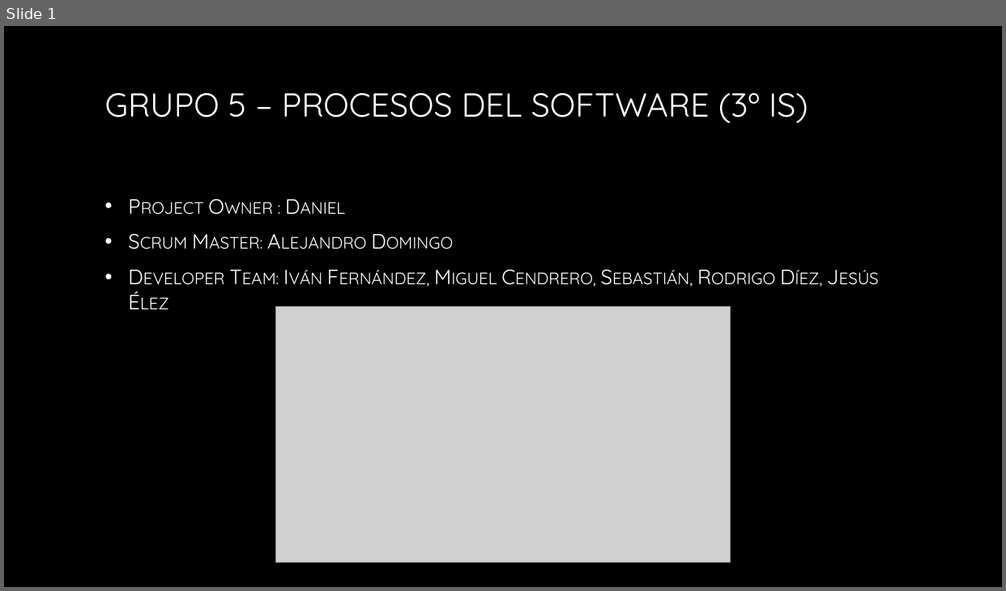
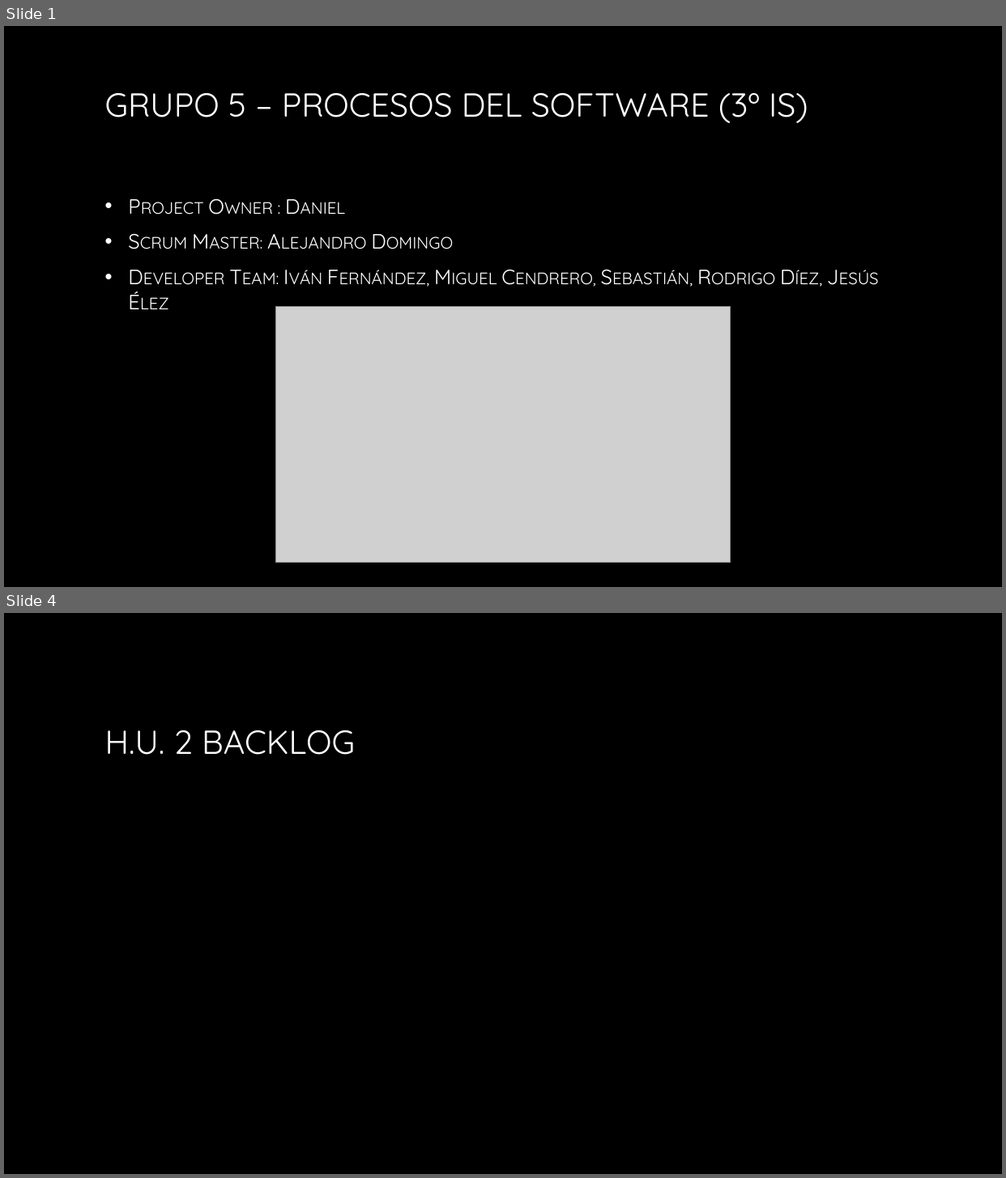
Before and after one commit to chexu99/TetrisG5, a slide deck: Presentación_G5.pptx. Shown one above the other, each under a label of ours: slide 1 before the commit, slides 1 and 4 after it; the slides between them are not shown. The pictures are 1006x591 and 1006x1178 pixels, drawn with LibreOffice and Linux fonts; fonts in the diff are those of the drawing; grey boxes stand for pictures; background and template pictures are left out. Boxes give left, top, right and bottom in pixels: in the first picture for what was removed or moved away, otherwise in the second. Text is boxed around its words. In the diff, an @@ line names an element or a change of style, - is before the commit and + after.

```diff
--- a/Presentación_G5.pptx
+++ b/Presentación_G5.pptx
@@ slide 4 added at box(4, 613, 1002, 1174), background picture (left out) @@
@@ title added at box(105, 730, 355, 755), 32 pt, text gradient #FFFFFF to #A6A6A6 @@
+H.U. 2 BACKLOG
```
Also in this commit, not shown: 14 other slides added, 7 slides removed.
